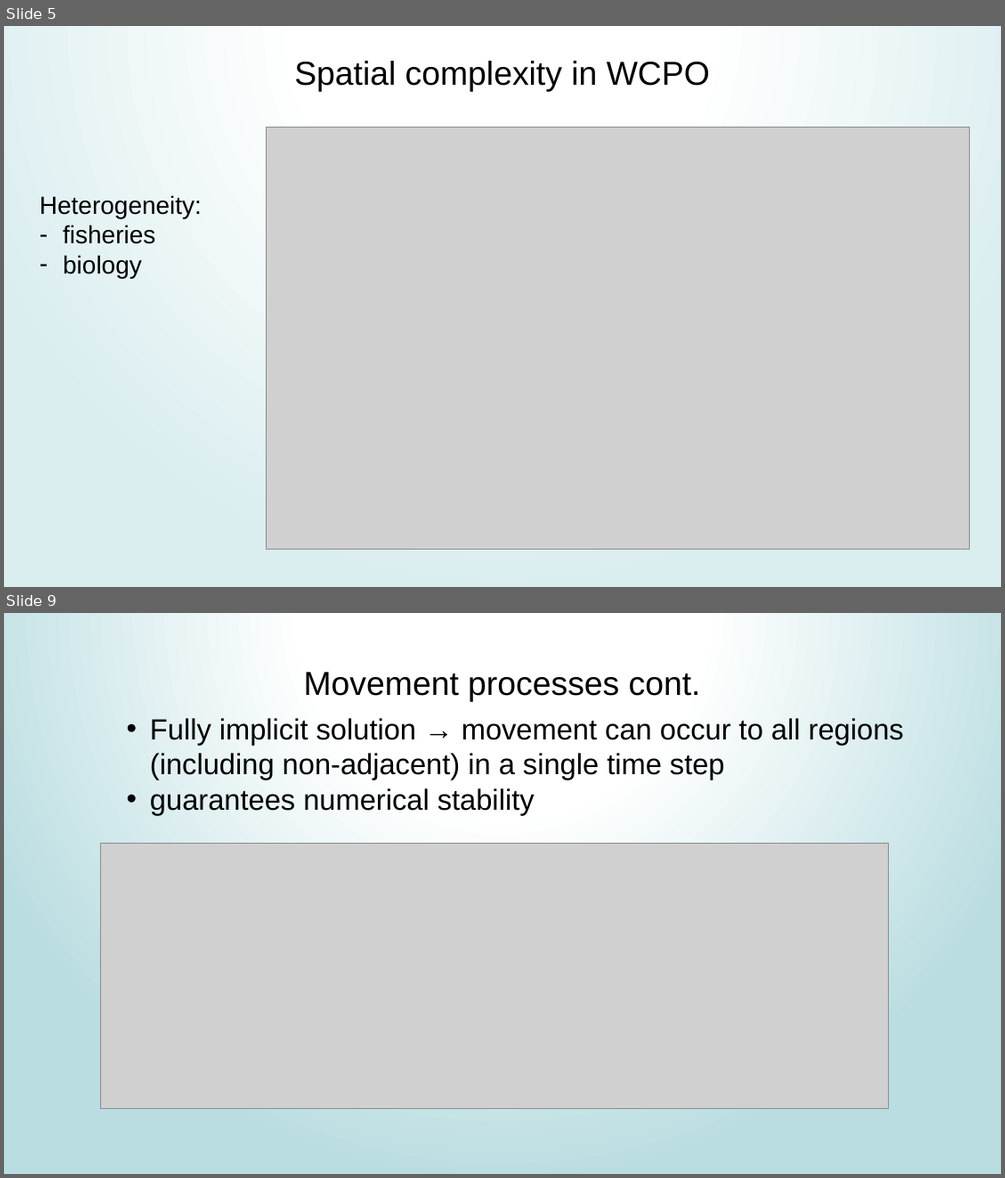
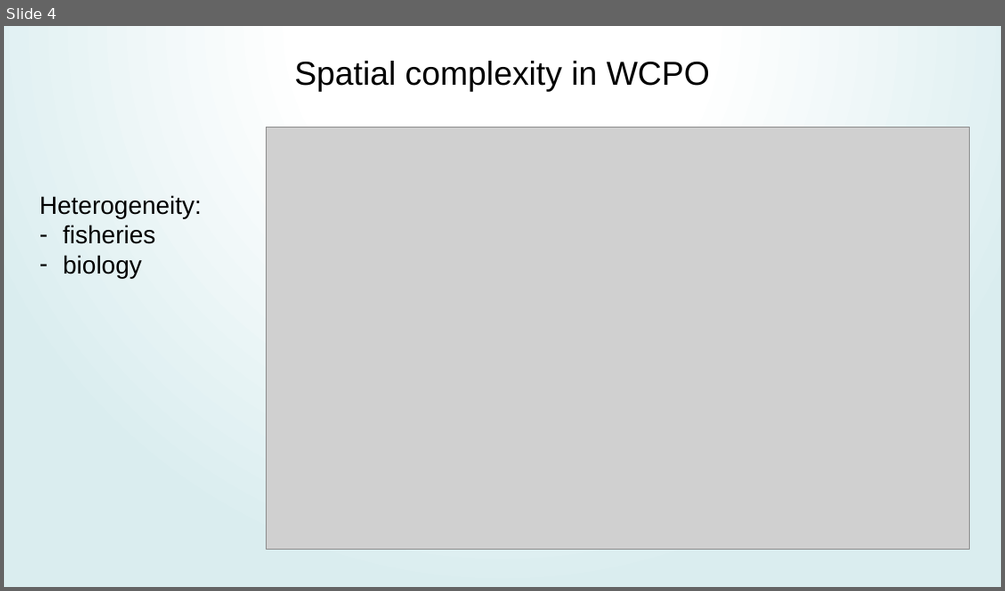
Before and after one commit to PacificCommunity/ofp-sam-transition-plan, a slide deck: presentations/2024_05_13_mfcl_future/MULTIFAN-CL_future.pptx. Shown one above the other, each under a label of ours: slides 5 and 9 before the commit, slide 4 after it; the slides between them are not shown. The pictures are 1005x1178 and 1005x591 pixels, drawn with LibreOffice and Linux fonts; fonts in the diff are those of the drawing; grey boxes stand for pictures. Boxes give left, top, right and bottom in pixels: in the first picture for what was removed or moved away, otherwise in the second. Text is boxed around its words. In the diff, an @@ line names an element or a change of style, - is before the commit and + after.

```diff
--- a/presentations/2024_05_13_mfcl_future/MULTIFAN-CL_future.pptx
+++ b/presentations/2024_05_13_mfcl_future/MULTIFAN-CL_future.pptx
@@ slide 9 removed at box(4, 613, 1001, 1174), background gradient #FFFFFF to #BADDE1 @@
@@ text removed at box(304, 672, 701, 702) @@
-Movement processes cont.
@@ text removed at box(150, 718, 904, 814) @@
-• Fully implicit solution → movement can occur to all regions (including non-adjacent) in a single time step
-• guarantees numerical stability
@@ picture removed at box(100, 843, 889, 1108) @@
@@ what was slide 5 is now slide 4 @@
```
Also in this commit, not shown: 6 slides changed, 5 other slides removed, 1 other file.
